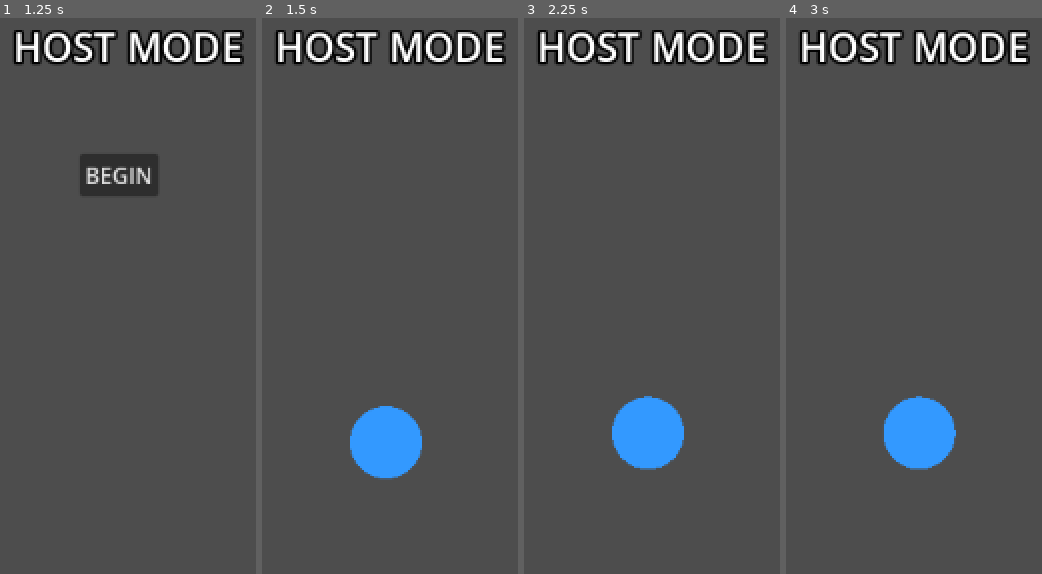
Above: before the commit, frames 1-4 (left to right).
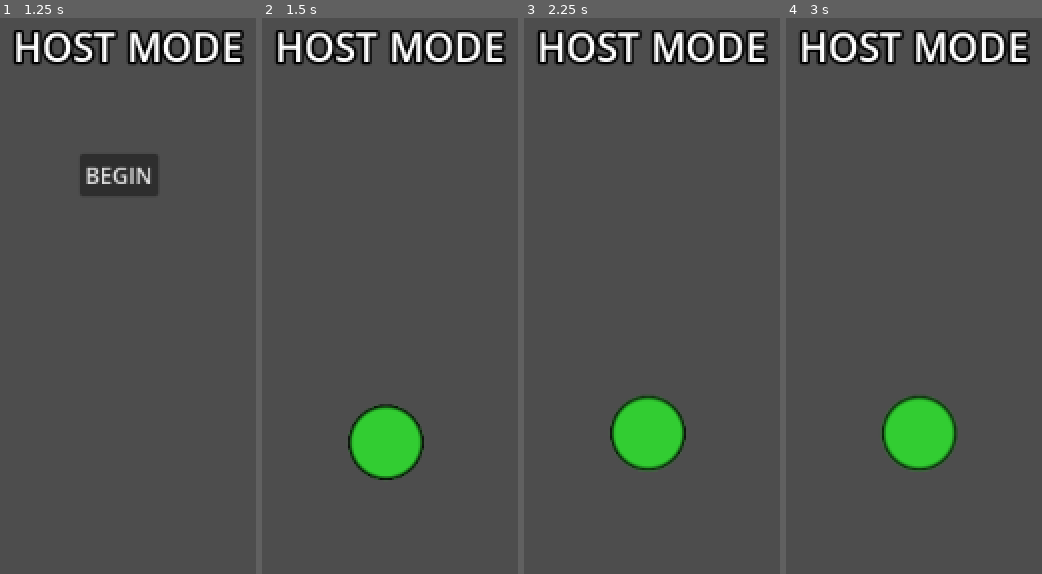
Above: after the commit, the same moments.

Repository: Tohzt/Dungeon-Strikers-2D
Game: Godot game, scene res://Main Menu/Main Menu.tscn
The game is run twice, just before and just after one commit, with the same random seed, the same clock (stepped at 60 frames per second) and the same inputs.
Inputs (mouse positions are in pixels of both pictures, inside the frame that each line leads up to):
- Up to frame 1 (1.25 s): click "Quick Play" at 0.5 s
- Up to frame 2 (1.5 s): click "BEGIN" at 1.25 s
- Up to frame 3 (2.25 s): tap Enter at 2 s; move the mouse to (outside the picture) at 2.02 s; hold D (move_right) from 2.03 s (still down); tap Down (look_down) at 2.1 s; click (outside the picture) at 2.17 s
- Up to frame 4 (3 s): tap Space at 2.75 s; move the mouse to (outside the picture) at 2.77 s; release D (move_right) at 2.78 s; hold S (move_down) from 2.78 s (still down); tap Left (look_left) at 2.85 s

Frame 1 is identical in both runs. In frame 2, 3.2% of the frame differs, in the area x 33-64%, y 69-84%; in frame 3, 3.2%; in frame 4, 3.2%.

Commit message:
wip: balls be syncing better than they been syncing ever before

Diff:
--- a/Ball/ball.gd
+++ b/Ball/ball.gd
@@ -1,4 +1,69 @@
 class_name BallClass extends RigidBody2D
+
+var target_position: Vector2 = Vector2.ZERO
+var target_velocity: Vector2 = Vector2.ZERO
+var smoothing_speed: float = 20.0  # Increased for even faster updates
+var update_frequency: float = 0.01  # Send updates every 0.01 seconds (100 times per second)
+var update_timer: float = 0.0
+var prediction_factor: float = 1.5  # Adjust prediction strength
+
+# Visual representation for client
+var visual_node: Node2D = null
 
 func _ready() -> void:
 	global_position = get_tree().current_scene.get_node("Spawn Points/Ball Spawn").global_position
+
+	if !multiplayer.is_server():
+		self.set_collision_layer_value(3, false)
+		# Only disable physics_process, but keep process enabled for interpolation
+		self.set_physics_process(false)
+		# Initialize target values
+		target_position = global_position
+		target_velocity = linear_velocity
+
+		# Create a visual-only representation for the client
+		# This helps separate the visual from the physics representation
+		visual_node = Sprite2D.new()
+		visual_node.texture = $Sprite2D.texture
+		visual_node.modulate = $Sprite2D.modulate
+		add_child(visual_node)
+
+		# Make the original sprite invisible on client
+		$Sprite2D.visible = false
+	else:
+		modulate = Color.LIME_GREEN
+
+func _process(delta: float) -> void:
+	if !multiplayer.is_server() and visual_node:
+		# Calculate smoothing factor based on delta and smoothing speed
+		var factor: float = clamp(delta * smoothing_speed, 0.0, 1.0)
+
+		# Apply enhanced prediction - estimate where the ball will be based on velocity
+		# The prediction_factor allows us to "look ahead" more to compensate for network delay
+		var predicted_position: Vector2 = target_position + (target_velocity * delta * prediction_factor)
+
+		# Update the visual representation's position
+		visual_node.global_position = visual_node.global_position.lerp(predicted_position, factor)
+
+		# Update the actual ball position (for collision purposes)
+		# We use a higher factor for the actual position to ensure collisions are more accurate
+		global_position = global_position.lerp(target_position, factor * 1.5)
+		linear_velocity = linear_velocity.lerp(target_velocity, factor * 1.5)
+
+func _physics_process(delta: float) -> void:
+	# This will only run on the server due to set_physics_process(false) on clients
+	update_timer += delta
+	if update_timer >= update_frequency:
+		_update_ball_state()
+		update_timer = 0.0
+
+func _update_ball_state() -> void:
+	# This function is called on the server to update the ball's state
+	# Broadcast the ball's position and velocity to clients
+	rpc("update_ball_state", global_position, linear_velocity)
+
+@rpc("call_remote")
+func update_ball_state(_position: Vector2, _velocity: Vector2) -> void:
+	if !multiplayer.is_server():
+		target_position = _position
+		target_velocity = _velocity
--- a/Ball/ball.tscn
+++ b/Ball/ball.tscn
@@ -6,14 +6,17 @@
 rough = true
 bounce = 1.0
 
-[sub_resource type="SceneReplicationConfig" id="SceneReplicationConfig_xh4y6"]
+[sub_resource type="Gradient" id="Gradient_0tmw3"]
+offsets = PackedFloat32Array(0.533654, 0.600962, 0.620192)
+colors = PackedColorArray(1, 1, 1, 1, 0, 0, 0, 1, 1, 1, 1, 0)
+
+[sub_resource type="GradientTexture2D" id="GradientTexture2D_2nxuw"]
+gradient = SubResource("Gradient_0tmw3")
+fill = 1
+fill_from = Vector2(0.5, 0.5)
 
 [sub_resource type="CircleShape2D" id="CircleShape2D_mmb0u"]
 radius = 26.0
-
-[sub_resource type="SphereMesh" id="SphereMesh_yvnxl"]
-radius = 26.0
-height = 52.0
 
 [node name="Ball" type="RigidBody2D" groups=["Ball"]]
 position = Vector2(558, 302)
@@ -25,12 +28,8 @@
 linear_damp = 1.0
 script = ExtResource("1_ixnqm")
 
-[node name="MultiplayerSynchronizer" type="MultiplayerSynchronizer" parent="."]
-replication_config = SubResource("SceneReplicationConfig_xh4y6")
+[node name="Sprite2D" type="Sprite2D" parent="."]
+texture = SubResource("GradientTexture2D_2nxuw")
 
 [node name="CollisionShape2D" type="CollisionShape2D" parent="."]
 shape = SubResource("CircleShape2D_mmb0u")
-
-[node name="MeshInstance2D" type="MeshInstance2D" parent="."]
-modulate = Color(0.2, 0.6, 1, 1)
-mesh = SubResource("SphereMesh_yvnxl")
